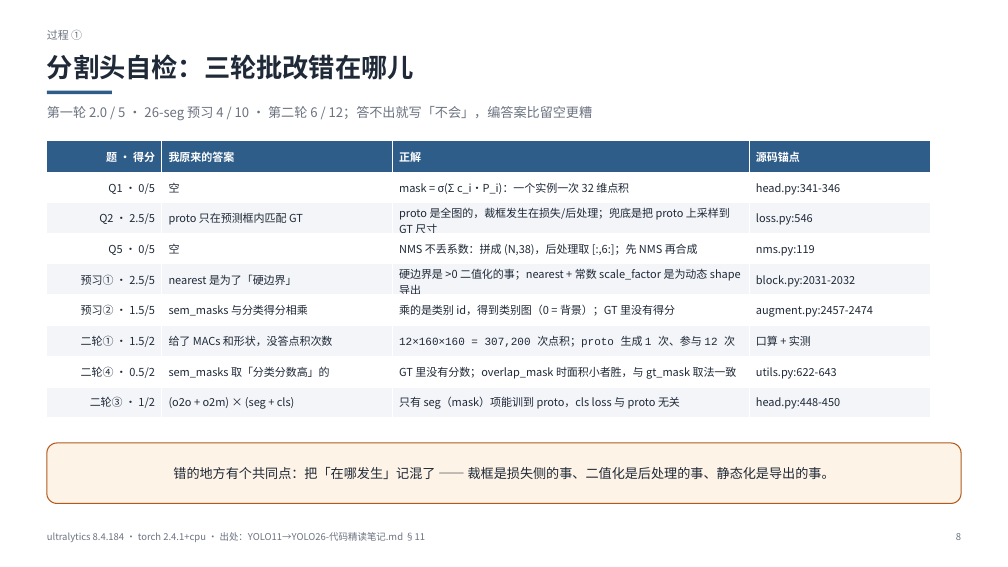
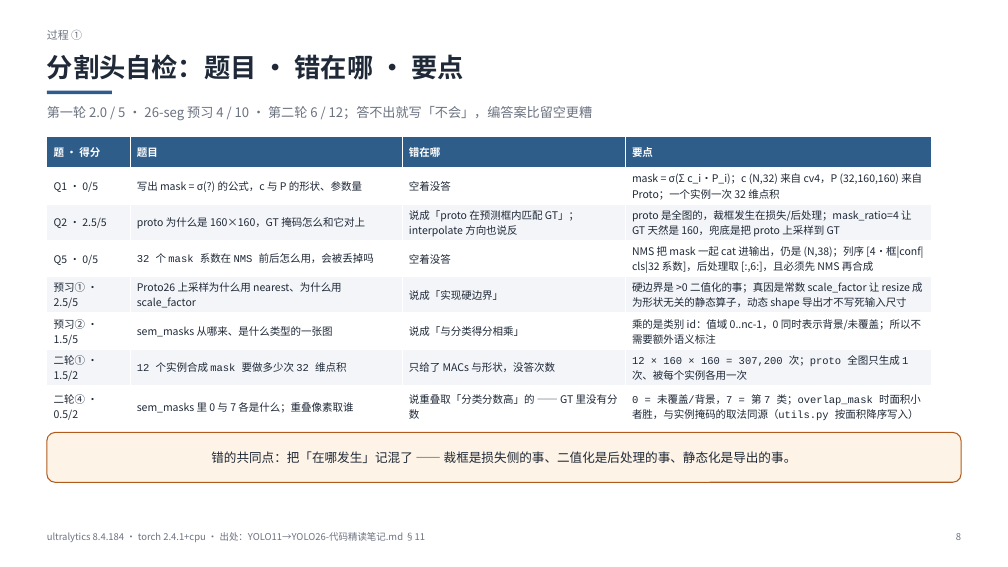
Before and after one commit to adddd392/study0, a slide deck: slide 8 of slides/第三周汇报.pptx. Drawn at 1008x567 pixels with LibreOffice and Linux fonts; fonts in the diff are those of the drawing. Boxes give left, top, right and bottom in pixels: in the first picture for what was removed or moved away, otherwise in the second. Text is boxed around its words. In the diff, an @@ line names an element or a change of style, - is before the commit and + after.

Commit message:
feat(slides): 过程① 改为「题目 / 错在哪 / 要点」三段式
用户要求：把原题摆出来，简要写错在哪里，再给要点；不要
「我原来的答案 / 正解 / 源码锚点」这种对照表。

【改动】表头四项：题 · 得分 | 题目 | 错在哪 | 要点，共 7 题
  Q1 0/5      写 mask = σ(?) 的公式与 c/P 形状      空着没答
  Q2 2.5/5    proto 为什么 160×160，GT 怎么对上    说成「按预测框匹配」，interpolate 方向反
  Q5 0/5      32 个系数在 NMS 前后怎么用            空着没答
  预习① 2.5/5 Proto26 为什么 nearest + scale_factor 说成「实现硬边界」
  预习② 1.5/5 sem_masks 从哪来、什么类型            说成「与分类得分相乘」
  二轮① 1.5/2 12 个实例要做多少次 32 维点积          只给 MACs 和形状，没答次数
  二轮④ 0.5/2 0 与 7 各是什么、重叠取谁             说成取「分类分数高」的
要点列把结论写全（公式、307,200 次、(N,38) 列序、类别图、面积小者胜等），
标题改为「分割头自检：题目 · 错在哪 · 要点」，副标题保留三轮分数。

【校验】21 页；0 越界；表格逐行估算 2 行文本（0.40 in）均在 0.48 in
行高内，表格底部 5.58 in，与下方强调块（5.72 in）不重叠；flake8 无告警。

```diff
--- a/slides/第三周汇报.pptx
+++ b/slides/第三周汇报.pptx
@@ text at (47,54,463,80): text changed @@
-分割头自检：三轮批改错在哪儿
+分割头自检：题目 · 错在哪 · 要点
@@ table at (47,136,932,424) @@
-row 1: 题 · 得分 | 我原来的答案 | 正解 | 源码锚点
-row 2: Q1 · 0/5 | 空 | mask = σ(Σ c_i·P_i)：一个实例一次 32 维点积 | head.py:341-346
-row 3: Q2 · 2.5/5 | proto 只在预测框内匹配 GT | proto 是全图的，裁框发生在损失/后处理；兜底是把 proto 上采样到 GT 尺寸 | loss.py:546
-row 4: Q5 · 0/5 | 空 | NMS 不丢系数：拼成 (N,38)，后处理取 [:,6:]；先 NMS 再合成 | nms.py:119
-row 5: 预习① · 2.5/5 | nearest 是为了「硬边界」 | 硬边界是 >0 二值化的事；nearest + 常数 scale_factor 是为动态 shape 导出 | block.py:2031-2032
-row 6: 预习② · 1.5/5 | sem_masks 与分类得分相乘 | 乘的是类别 id，得到类别图（0 = 背景）；GT 里没有得分 | augment.py:2457-2474
-row 7: 二轮① · 1.5/2 | 给了 MACs 和形状，没答点积次数 | 12×160×160 = 307,200 次点积；proto 生成 1 次、参与 12 次 | 口算 + 实测
-row 8: 二轮④ · 0.5/2 | sem_masks 取「分类分数高」的 | GT 里没有分数；overlap_mask 时面积小者胜，与 gt_mask 取法一致 | utils.py:622-643
-row 9: 二轮③ · 1/2 | (o2o + o2m) × (seg + cls) | 只有 seg（mask）项能训到 proto，cls loss 与 proto 无关 | head.py:448-450
+row 1: 题 · 得分 | 题目 | 错在哪 | 要点
+row 2: Q1 · 0/5 | 写出 mask = σ(?) 的公式，c 与 P 的形状、参数量 | 空着没答 | mask = σ(Σ c_i·P_i)；c (N,32) 来自 cv4，P (32,160,160) 来自 Proto；一个实例一次 32 维点积
+row 3: Q2 · 2.5/5 | proto 为什么是 160×160，GT 掩码怎么和它对上 | 说成「proto 在预测框内匹配 GT」；interpolate 方向也说反 | proto 是全图的，裁框发生在损失/后处理；mask_ratio=4 让 GT 天然是 160，兜底是把 proto 上采样到 GT
+row 4: Q5 · 0/5 | 32 个 mask 系数在 NMS 前后怎么用，会被丢掉吗 | 空着没答 | NMS 把 mask 一起 cat 进输出，仍是 (N,38)；列序 [4·框|conf|cls|32 系数]，后处理取 [:,6:]，且必须先 NMS 再合成
+row 5: 预习① · 2.5/5 | Proto26 上采样为什么用 nearest、为什么用 scale_factor | 说成「实现硬边界」 | 硬边界是 >0 二值化的事；真因是常数 scale_factor 让 resize 成为形状无关的静态算子，动态 shape 导出才不写死输入尺寸
+row 6: 预习② · 1.5/5 | sem_masks 从哪来、是什么类型的一张图 | 说成「与分类得分相乘」 | 乘的是类别 id：值域 0..nc-1，0 同时表示背景/未覆盖；所以不需要额外语义标注
+row 7: 二轮① · 1.5/2 | 12 个实例合成 mask 要做多少次 32 维点积 | 只给了 MACs 与形状，没答次数 | 12 × 160 × 160 = 307,200 次；proto 全图只生成 1 次、被每个实例各用一次
+row 8: 二轮④ · 0.5/2 | sem_masks 里 0 与 7 各是什么；重叠像素取谁 | 说重叠取「分类分数高」的 —— GT 里没有分数 | 0 = 未覆盖/背景，7 = 第 7 类；overlap_mask 时面积小者胜，与实例掩码的取法同源（utils.py 按面积降序写入）
@@ table: place and size @@
-table at (47,141,931,414)
+table at (47,136,932,424)
@@ rounded rectangle "错的共同点：把「在哪发生」记混了 —— 裁框是损失侧的事、二值化是后处理的事、静态化是导出的事。": place and size @@
-rounded rectangle "错的共同点：把「在哪发生」记混了 —— 裁框是损失侧的事、二值化是后处理的事、静态化是导出的事。" at (47,443,961,504)
+rounded rectangle "错的共同点：把「在哪发生」记混了 —— 裁框是损失侧的事、二值化是后处理的事、静态化是导出的事。" at (47,433,961,482)
@@ text in rounded rectangle at (211,451,797,463): text changed; size 12.5 to 12 pt @@
-错的地方有个共同点：把「在哪发生」记混了 —— 裁框是损失侧的事、二值化是后处理的事、静态化是导出的事。
+错的共同点：把「在哪发生」记混了 —— 裁框是损失侧的事、二值化是后处理的事、静态化是导出的事。
```
Also in this commit, not shown: 1 other file.
